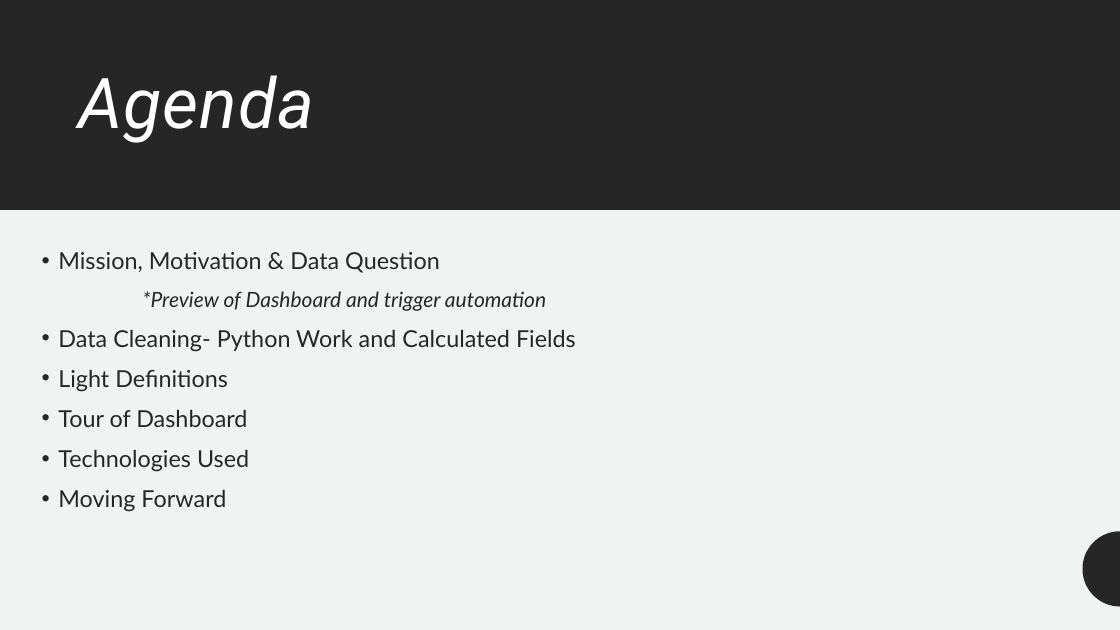
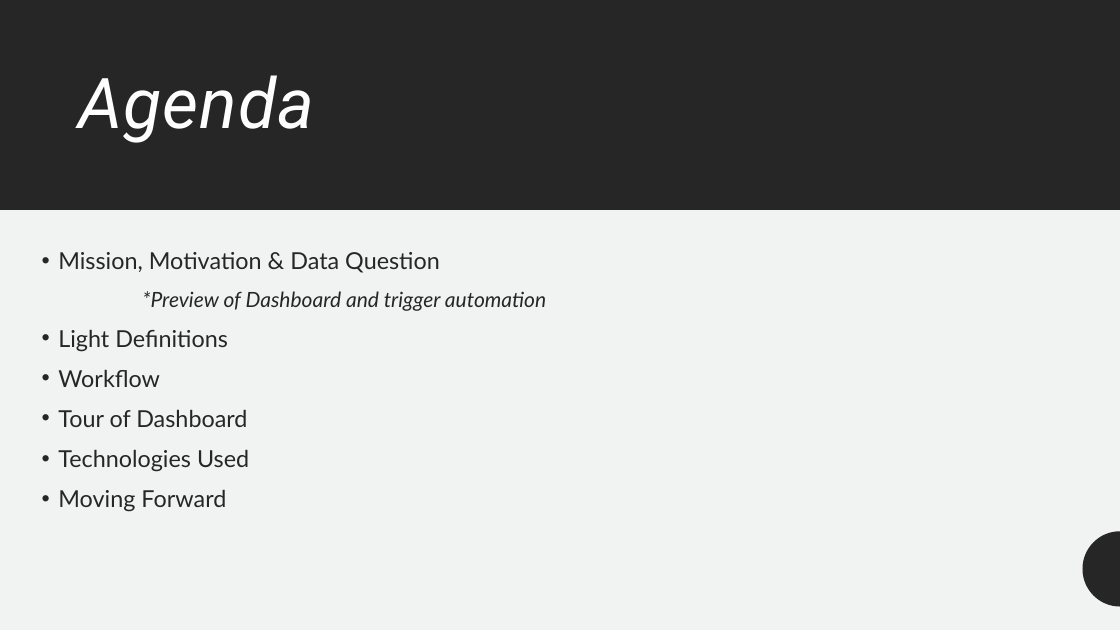
Before and after one commit to meferral/Menu_Dashboard, a slide deck: slide 2 of Capstone_Menu_Dashboard.pptx. Drawn at 1120x630 pixels with LibreOffice and Linux fonts; fonts in the diff are those of the drawing. Boxes give left, top, right and bottom in pixels: in the first picture for what was removed or moved away, otherwise in the second. Text is boxed around its words. In the diff, an @@ line names an element or a change of style, - is before the commit and + after.

```diff
--- a/Capstone_Menu_Dashboard.pptx
+++ b/Capstone_Menu_Dashboard.pptx
@@ text at (58,330,576,352): paragraph removed @@
-• Data Cleaning- Python Work and Calculated Fields
@@ text at (58,370,160,387): paragraph added @@
+• Workflow
```
Also in this commit, not shown: 2 other slides changed, 6 other files.
